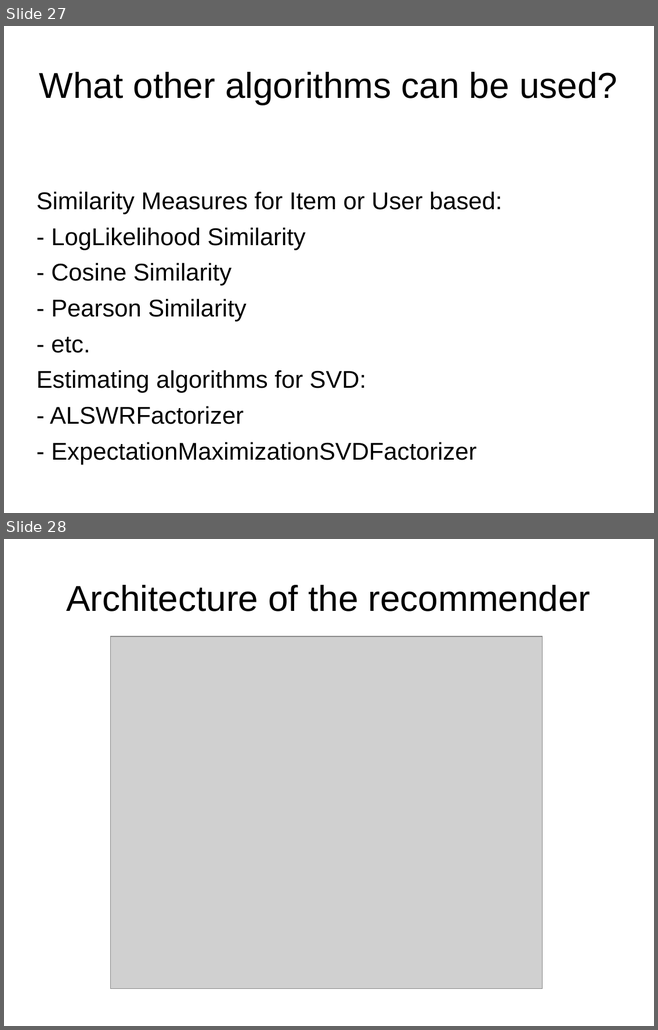
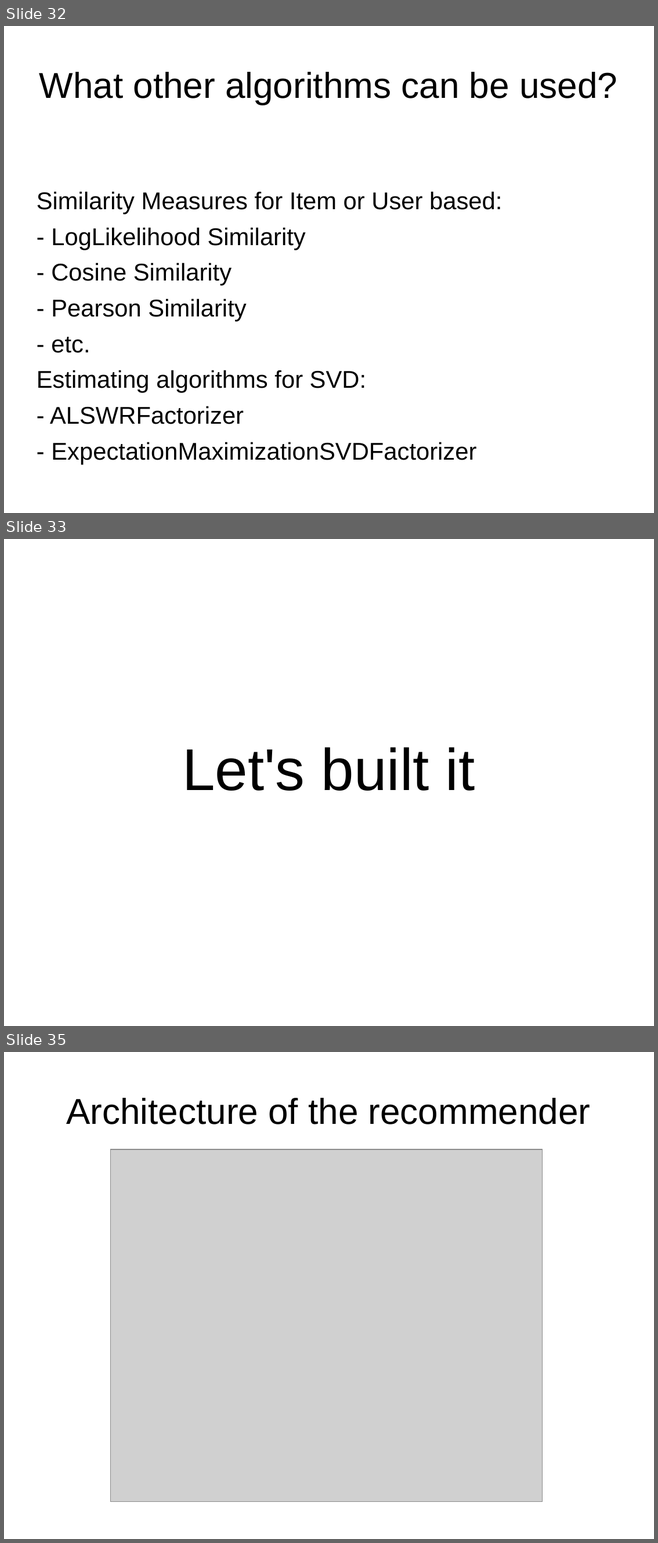
Before and after one commit to dynamicguy/facebook-recommender-demo, a slide deck: docs/Talk-BedCon-Berlin-2012.odp. Shown one above the other, each under a label of ours: slides 27 and 28 before the commit, slides 32, 33 and 35 after it; the slides between them are not shown. The pictures are 658x1030 and 658x1543 pixels, drawn with LibreOffice and Linux fonts; fonts in the diff are those of the drawing; grey boxes stand for pictures; background and template pictures are left out. Boxes give left, top, right and bottom in pixels: in the first picture for what was removed or moved away, otherwise in the second. Text is boxed around its words. In the diff, an @@ line names an element or a change of style, - is before the commit and + after.

```diff
--- a/docs/Talk-BedCon-Berlin-2012.odp
+++ b/docs/Talk-BedCon-Berlin-2012.odp
@@ slide 33 added at [4,539,654,1026], background picture (left out) @@
@@ title added at [182,747,475,791], 72 pt, text #000000 @@
+Let's built it
@@ what was slide 27 is now slide 32 @@
@@ what was slide 28 is now slide 35 @@
```
Also in this commit, not shown: 9 slides changed, 10 other slides added, 2 slides removed, 7 other files.
